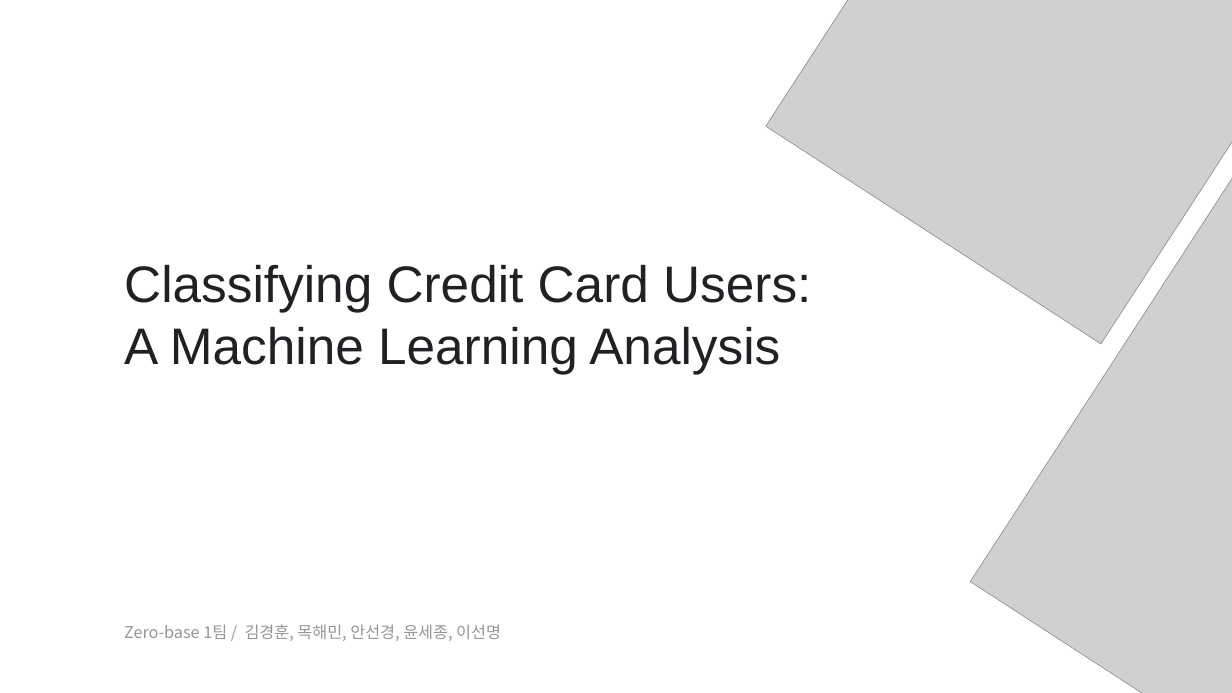
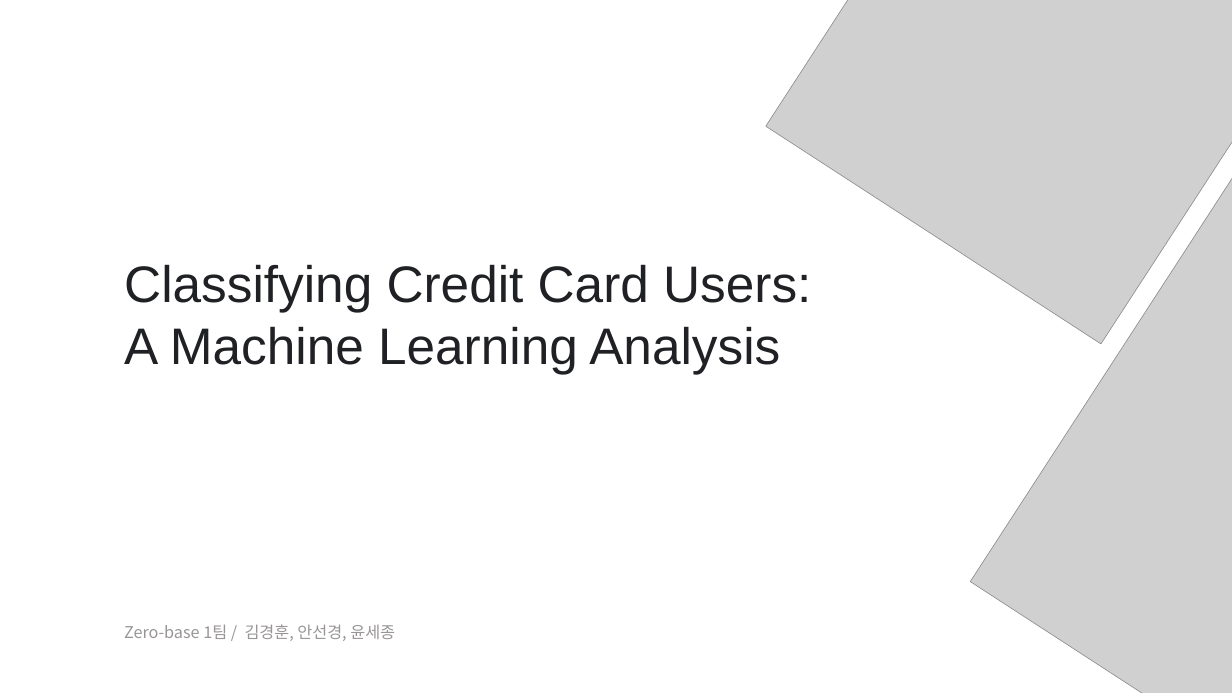
Before and after one commit to LIMEMONI/Portfolio, a slide deck: slide 1 of Classifying Credit Card Users/Classifying Credit Card Users.pptx. Drawn at 1232x693 pixels with LibreOffice and Linux fonts; fonts in the diff are those of the drawing; grey boxes stand for pictures. Boxes give left, top, right and bottom in pixels: in the first picture for what was removed or moved away, otherwise in the second. Text is boxed around its words. In the diff, an @@ line names an element or a change of style, - is before the commit and + after.

```diff
--- a/Classifying Credit Card Users/Classifying Credit Card Users.pptx
+++ b/Classifying Credit Card Users/Classifying Credit Card Users.pptx
@@ text at box(124, 624, 395, 641): text changed @@
-Zero-base 1팀 / 김경훈, 목해민, 안선경, 윤세종, 이선명
+Zero-base 1팀 / 김경훈, 안선경, 윤세종
```
Also in this commit, not shown: 2 other files.
